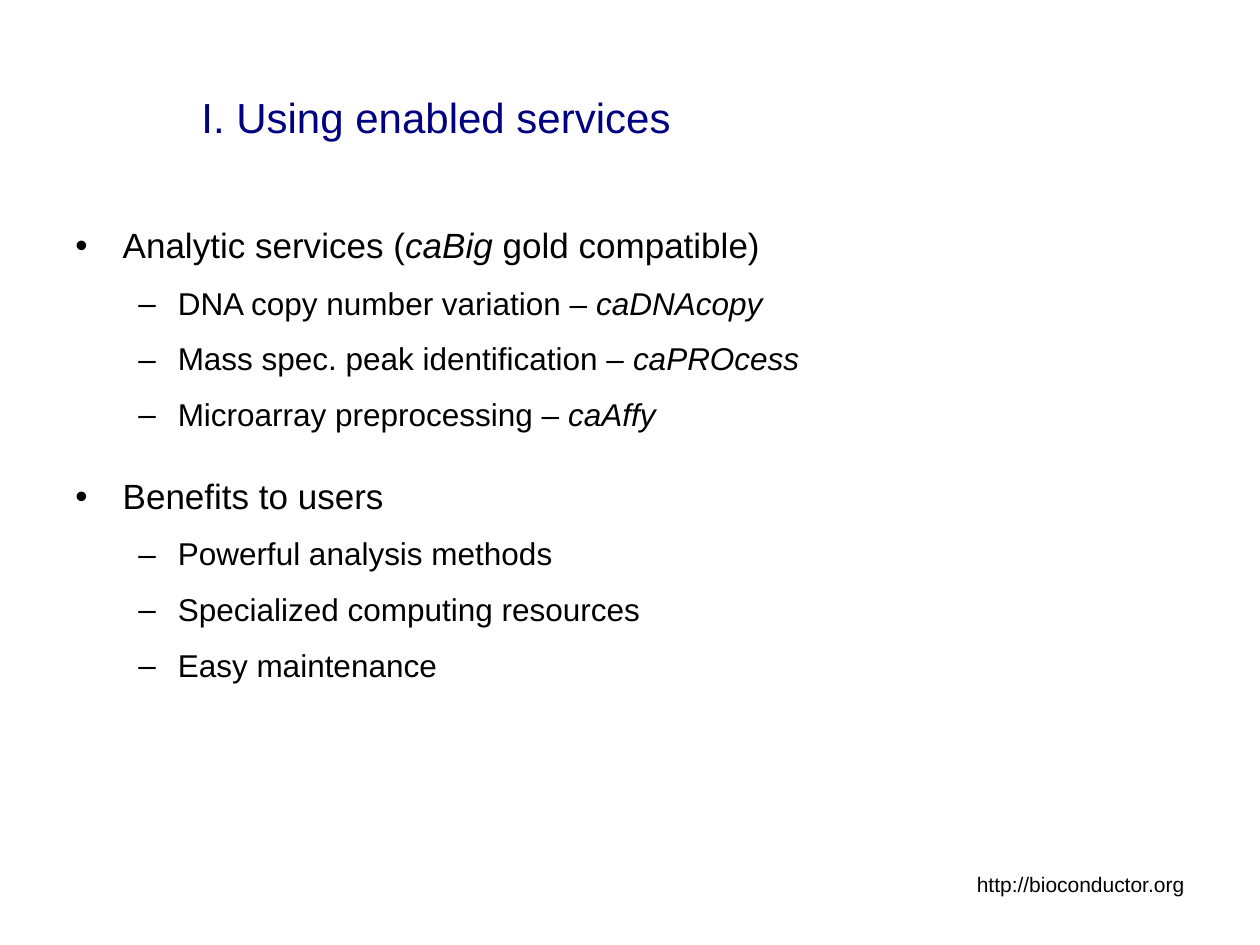
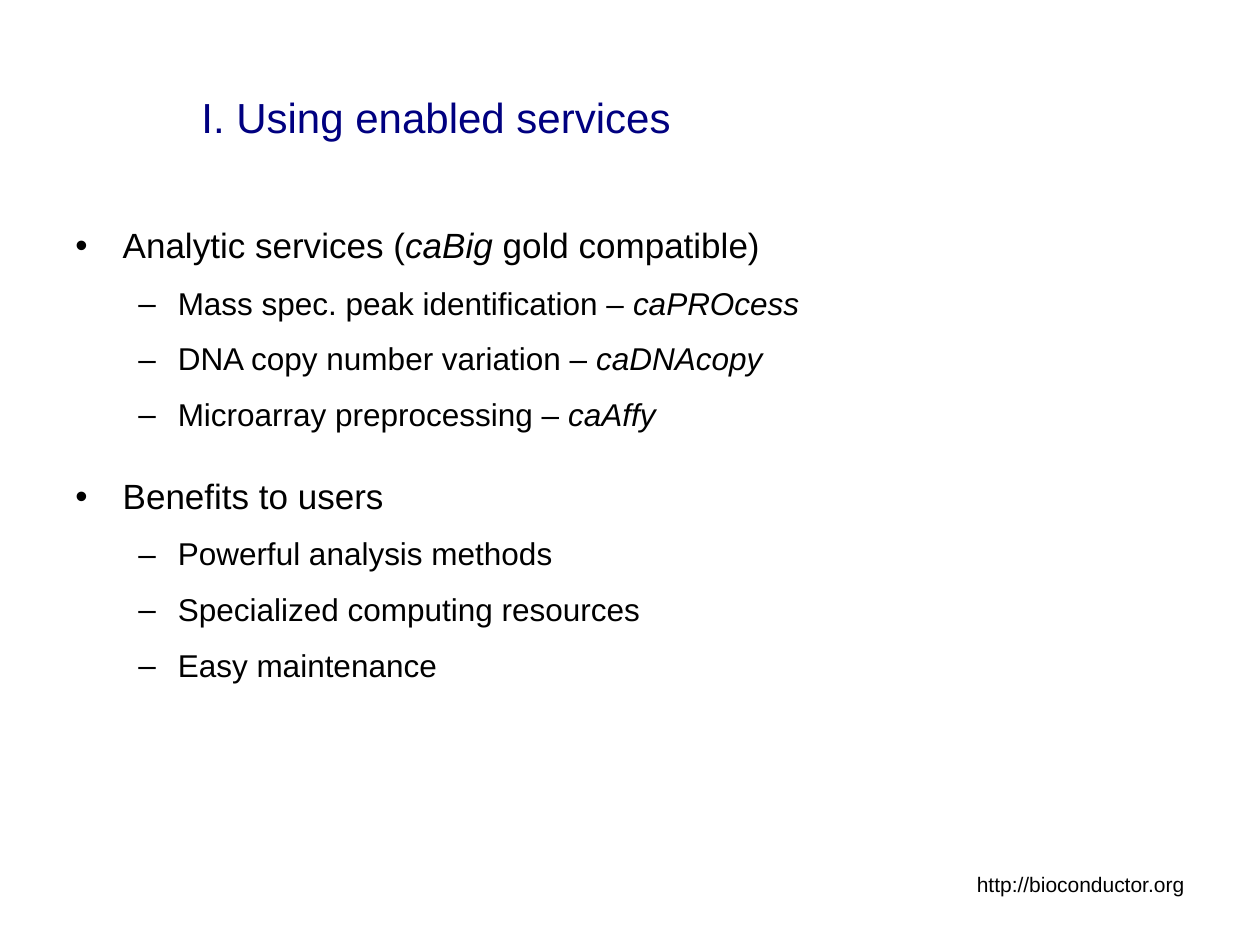
Before and after one commit to NCIP/bioconductor_v1, a slide deck: slide 5 of trunk/bioconductor/Presentations/caBIG_Annual_Meeting_2007_Tech_Demo.ppt. Drawn at 1260x945 pixels with LibreOffice and Linux fonts; fonts in the diff are those of the drawing; background and template pictures are left out. Boxes give left, top, right and bottom in pixels: in the first picture for what was removed or moved away, otherwise in the second. Text is boxed around its words. In the diff, an @@ line names an element or a change of style, - is before the commit and + after.

```diff
--- a/trunk/bioconductor/Presentations/caBIG_Annual_Meeting_2007_Tech_Demo.ppt
+++ b/trunk/bioconductor/Presentations/caBIG_Annual_Meeting_2007_Tech_Demo.ppt
@@ text at bbox=[178, 292, 799, 321]: paragraph added @@
+  – Mass spec. peak identification – caPROcess
@@ text at bbox=[178, 347, 799, 376]: paragraph removed @@
-  – Mass spec. peak identification – caPROcess
```
Also in this commit, not shown: 13 other slides changed, 1 slide removed.
